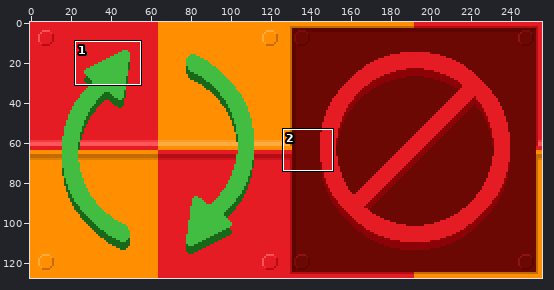
Edited in one commit: pixel-art file (Assets/Models/One Way Wall/Ase_OneWayWall.ase). Above, an overview of the earlier version with the close-up marked.
Close-up. Before the commit:
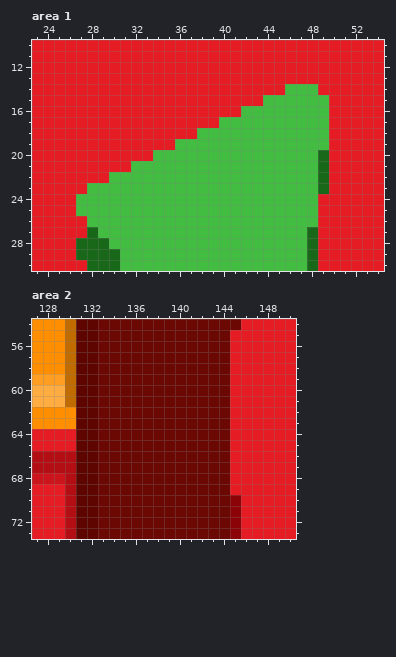
256x128 pixels, 1 frame. Colours within 5 levels of each other are drawn and written as one. Shown: area 1: x 23..54, y 10..30; area 2: x 127..150, y 54..73. The commit also changed other parts of the picture, which this record leaves out.
After:
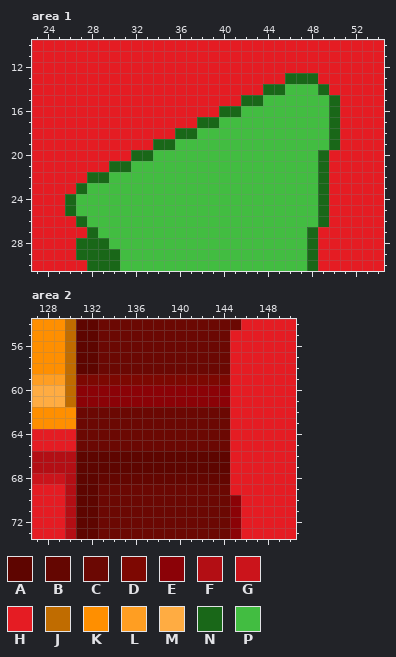
Palette (. is transparent): A #5e0500  B #640601  C #6b0803  D #7d0802  E #8b0207  F #b30e14  G #cb141b  H #e51c23  J #c06c00  K #ff8f00  L #ff9e22  M #ffac42  N #196718  P #42bd41
Diff:
layer "BG" added
layer "Arrows/Arrows" added
layer "Layer 1" removed
Area 1, layer "Arrows/Arrows":
The author changed colour H to colour N in row 13 at x 46 to 48; in row 14 at x 44 to 45 and 49; in row 15 at x 42 to 43 and 50; in row 16 at x 40 to 41 and 50; in row 17 at x 38 to 39 and 50; in row 18 at x 36 to 37 and 50.
The author changed colour H to colour N in row 19 at x 34 to 35 and 50; in row 20 at x 32 to 33; in row 21 at x 30 to 31; in row 22 at x 28 to 29; in row 23 at x 27; in rows 24 to 25 at x 26 and 49.
The author changed colour H to colour N in row 26 at x 27 and 49.
Area 2, layer "BG":
The author changed colour C to colour A in rows 66 to 67 at x 133 to 144.
The author changed colour C to colour B in row 68 at x 133 to 144.
The author changed colour A to colour C in rows 62 to 65 at x 131 to 132.
The author changed colour A to colour D in row 59 at x 131 to 132.
The author changed colour C to colour D in row 59 at x 133 to 144.
The author changed colour A to colour E in rows 60 to 61 at x 131 to 132.
The author changed colour C to colour E in rows 60 to 61 at x 133 to 144.
Boxes around the changes in both close-ups, in picture pixels (x1, y1, x2, y2):
changed: (65, 73, 340, 227)
changed: (76, 374, 230, 484)
